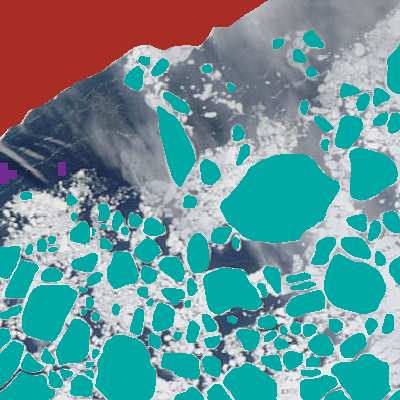
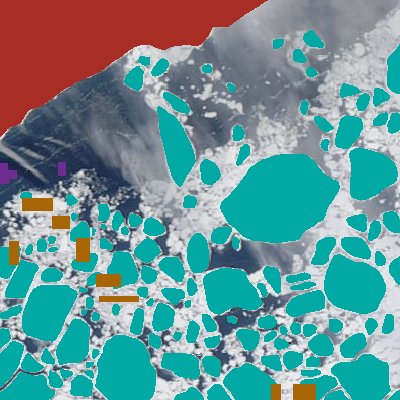
Revision of a layered 400 x 400 image; what changed, layer by layer:
added layer "ice samples" (2nd of 2) above "landmask" over (9, 198, 316, 400)
